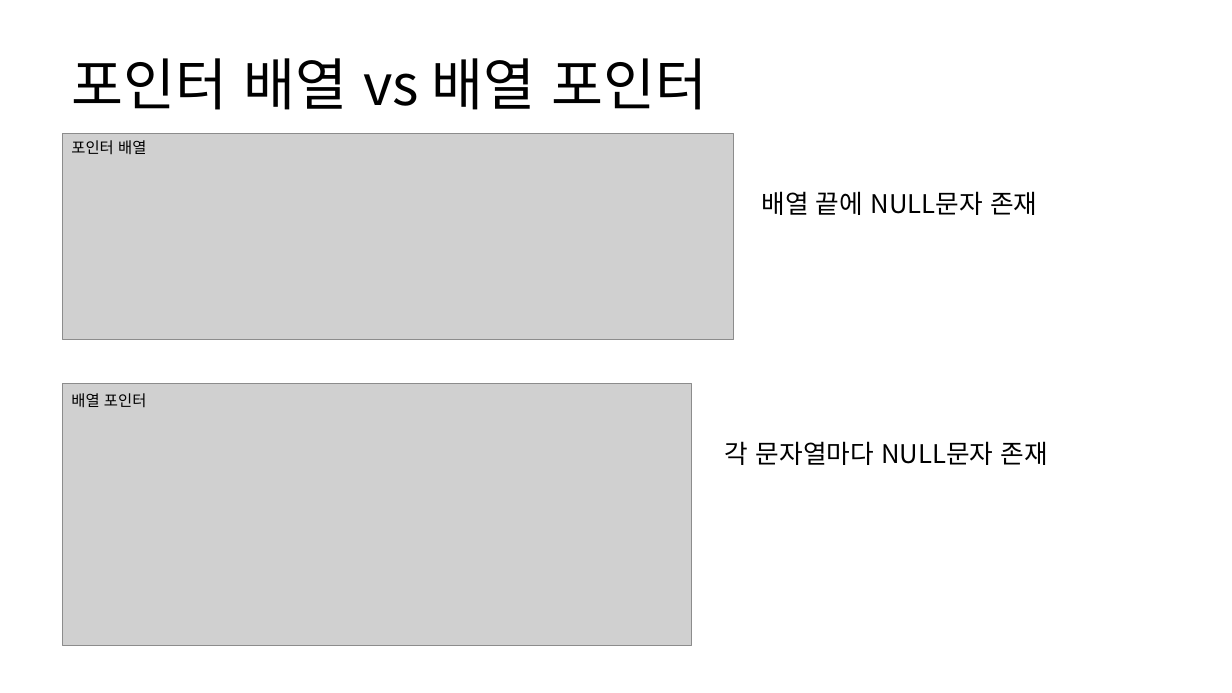
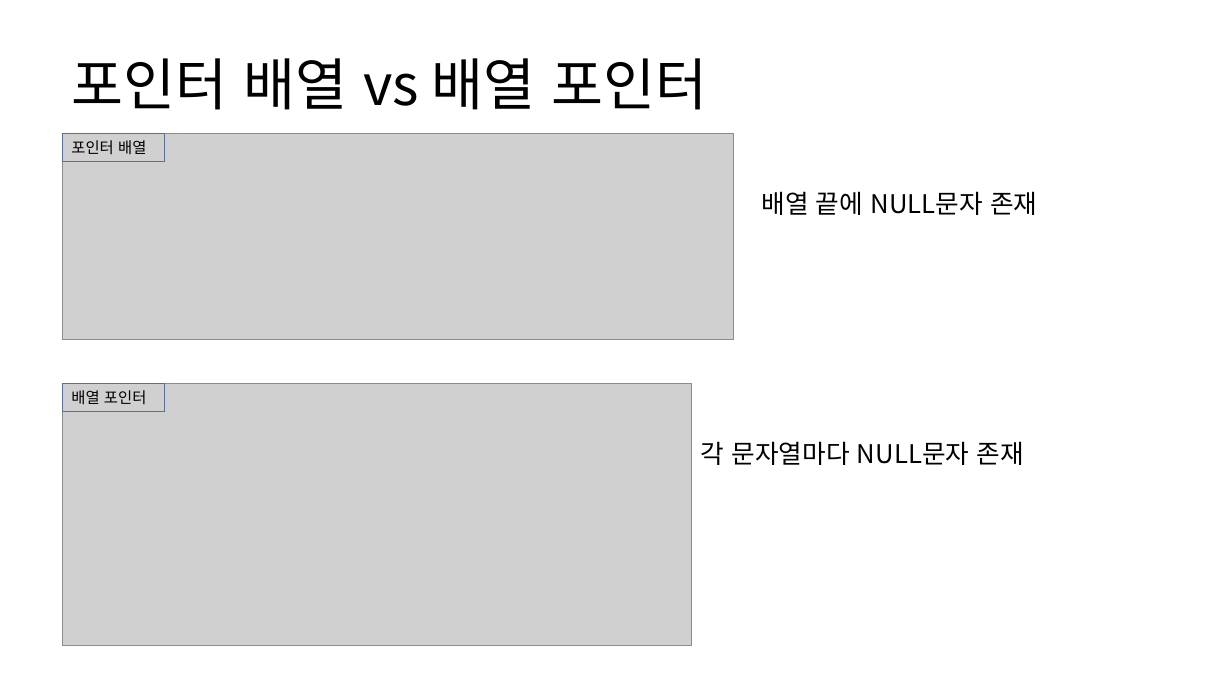
Before and after one commit to sejjun/darkent-with-C, a slide deck: slide 9 of darknet_withC.pptx. Drawn at 1232x693 pixels with LibreOffice and Linux fonts; fonts in the diff are those of the drawing; grey boxes stand for pictures. Boxes give left, top, right and bottom in pixels: in the first picture for what was removed or moved away, otherwise in the second. Text is boxed around its words. In the diff, an @@ line names an element or a change of style, - is before the commit and + after.

Commit message:
ds

```diff
--- a/darknet_withC.pptx
+++ b/darknet_withC.pptx
@@ rectangle "포인터 배열" resized from (x1=71, y1=140, x2=146, y2=154) to (x1=62, y1=134, x2=164, y2=162) @@
@@ rectangle "포인터 배열" at (x1=62, y1=134, x2=164, y2=162): outline none to #4472C4 0.75 pt @@
@@ rectangle "배열 포인터" at (x1=62, y1=384, x2=164, y2=411): outline none to #4472C4 0.75 pt @@
@@ rectangle "배열 포인터" resized from (x1=71, y1=393, x2=146, y2=407) to (x1=62, y1=384, x2=164, y2=411) @@
@@ text "각 문자열마다 NULL문자 존재" moved from (x1=725, y1=441, x2=1048, y2=465) to (x1=701, y1=441, x2=1024, y2=465) @@
```
